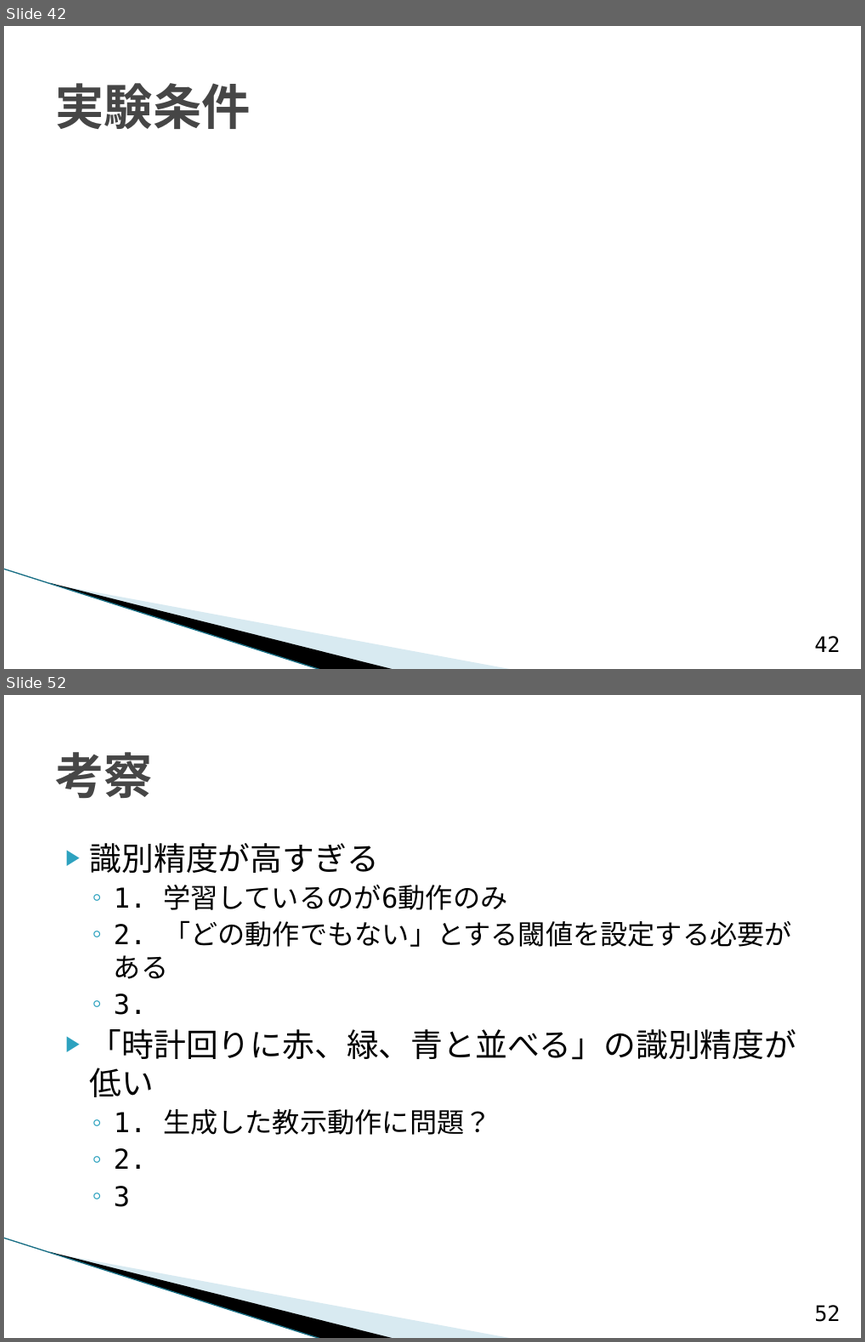
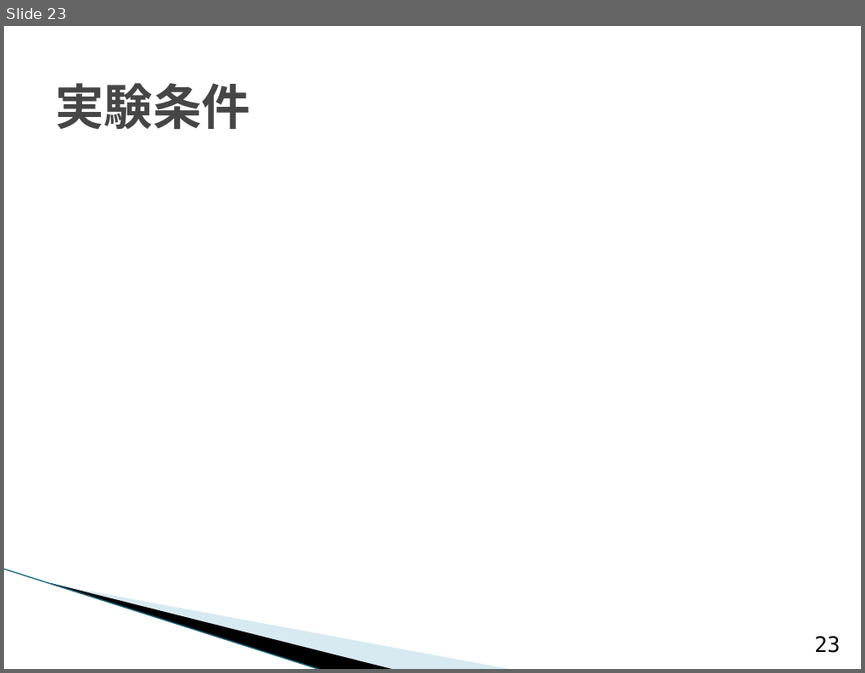
Before and after one commit to TetsuyaKomota/GitforEclipseTest, a slide deck: IntentionLearning/memo/presentation/卒論発表会スライド _2.pptx. Shown one above the other, each under a label of ours: slides 42 and 52 before the commit, slide 23 after it; the slides between them are not shown. The pictures are 865x1342 and 865x673 pixels, drawn with LibreOffice and Linux fonts; fonts in the diff are those of the drawing; grey boxes stand for pictures; background and template pictures are left out. Boxes give left, top, right and bottom in pixels: in the first picture for what was removed or moved away, otherwise in the second. Text is boxed around its words. In the diff, an @@ line names an element or a change of style, - is before the commit and + after.

```diff
--- a/IntentionLearning/memo/presentation/卒論発表会スライド _2.pptx
+++ b/IntentionLearning/memo/presentation/卒論発表会スライド _2.pptx
@@ slide 52 removed at (x1=4, y1=695, x2=861, y2=1338), background #FFFFFF; not listed: 3 template elements that a slide beside it also shows @@
@@ title removed at (x1=55, y1=752, x2=153, y2=798) @@
-考察
@@ text removed at (x1=90, y1=843, x2=797, y2=1207) @@
-▶ 識別精度が高すぎる
-  ◦ 1. 学習しているのが6動作のみ
-  ◦ 2. 「どの動作でもない」とする閾値を設定する必要がある
-  ◦ 3.
-▶ 「時計回りに赤、緑、青と並べる」の識別精度が低い
-  ◦ 1. 生成した教示動作に問題？
-  ◦ 2.
-  ◦ 3
@@ page number removed at (x1=814, y1=1304, x2=840, y2=1321) @@
-52
@@ what was slide 42 is now slide 23 @@
@@ page number at (x1=814, y1=635, x2=840, y2=652): text changed @@
-42
+23
```
Also in this commit, not shown: 5 slides changed, 29 other slides removed.
